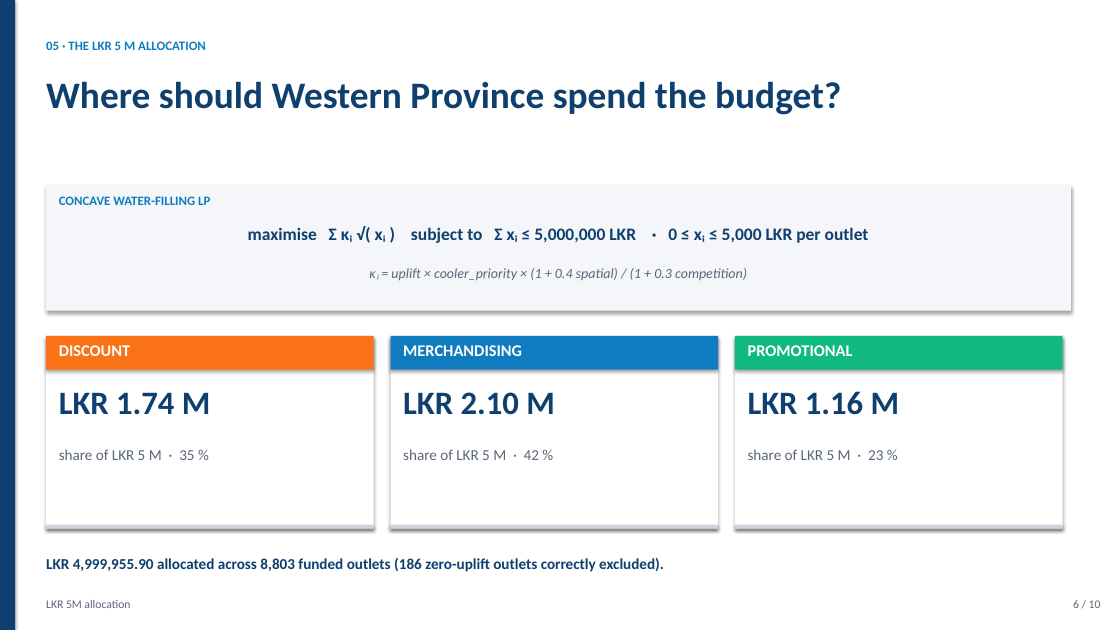
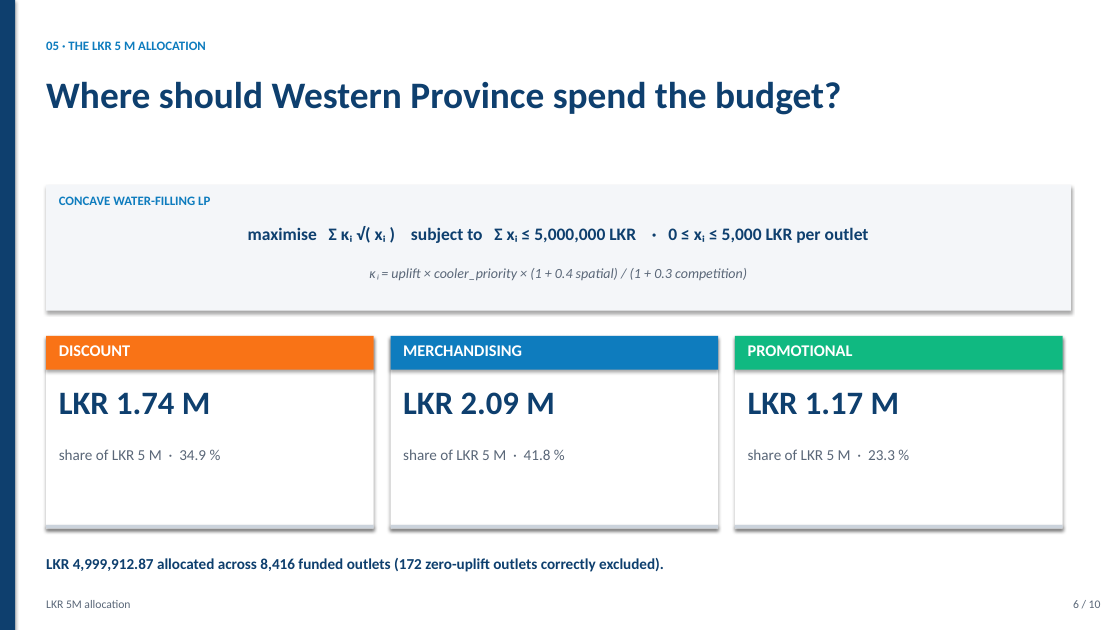
Before and after one commit to AdithaBuwaneka/datastorm-v7-storming-round, a slide deck: slide 6 of report/DataX_round2_pitch_deck.pptx. Drawn at 1120x630 pixels with LibreOffice and Linux fonts; fonts in the diff are those of the drawing. Boxes give left, top, right and bottom in pixels: in the first picture for what was removed or moved away, otherwise in the second. Text is boxed around its words. In the diff, an @@ line names an element or a change of style, - is before the commit and + after.

```diff
--- a/report/DataX_round2_pitch_deck.pptx
+++ b/report/DataX_round2_pitch_deck.pptx
@@ text at (x1=403, y1=392, x2=555, y2=415): text changed @@
-LKR 2.10 M
+LKR 2.09 M
@@ text at (x1=748, y1=392, x2=900, y2=415): text changed @@
-LKR 1.16 M
+LKR 1.17 M
@@ text at (x1=59, y1=449, x2=206, y2=460): text changed @@
-share of LKR 5 M · 35 %
+share of LKR 5 M · 34.9 %
@@ text at (x1=403, y1=449, x2=551, y2=460): text changed @@
-share of LKR 5 M · 42 %
+share of LKR 5 M · 41.8 %
@@ text at (x1=748, y1=449, x2=895, y2=460): text changed @@
-share of LKR 5 M · 23 %
+share of LKR 5 M · 23.3 %
@@ text at (x1=46, y1=558, x2=664, y2=572): text changed @@
-LKR 4,999,955.90 allocated across 8,803 funded outlets (186 zero-uplift outlets correctly excluded).
+LKR 4,999,912.87 allocated across 8,416 funded outlets (172 zero-uplift outlets correctly excluded).
```
Also in this commit, not shown: 4 other slides changed, 49 other files.
